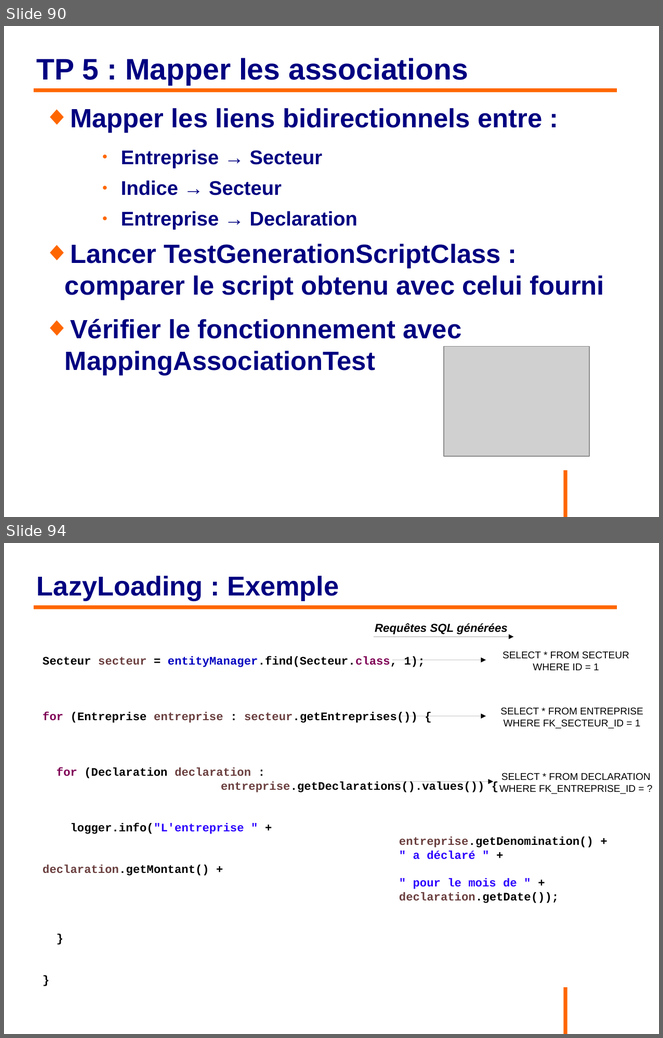
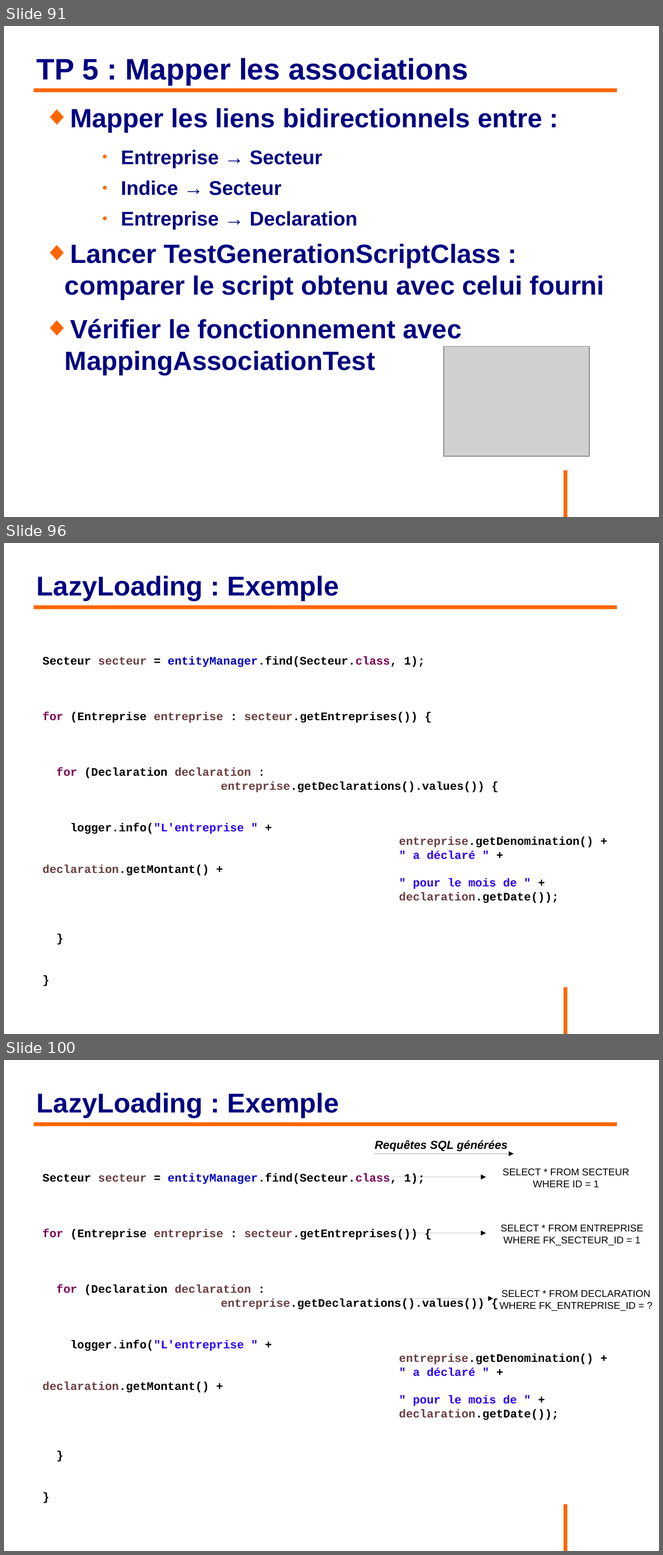
Before and after one commit to philphils/formation-hibernate-basique, a slide deck: Documentation/diapo_formation_hibernate.odp. Shown one above the other, each under a label of ours: slides 90 and 94 before the commit, slides 91, 96 and 100 after it; the slides between them are not shown. The pictures are 663x1038 and 663x1555 pixels, drawn with LibreOffice and Linux fonts; fonts in the diff are those of the drawing; grey boxes stand for pictures; background and template pictures are left out. Boxes give left, top, right and bottom in pixels: in the first picture for what was removed or moved away, otherwise in the second. Text is boxed around its words. In the diff, an @@ line names an element or a change of style, - is before the commit and + after.

```diff
--- a/Documentation/diapo_formation_hibernate.odp
+++ b/Documentation/diapo_formation_hibernate.odp
@@ slide 96 added at [4,543,659,1034], background #FFFFFF; not listed: 1 template element that a slide beside it also shows @@
@@ title added at [37,576,339,601], 33 pt, text #000080, bold @@
+LazyLoading : Exemple
@@ line added from (34, 607) to (618, 607), #FF6600 4.54 pt @@
@@ text added at [42,656,594,903], 14 pt, text #000000, bold @@
+Secteur secteur = entityManager.find(Secteur.class, 1);
+for (Entreprise entreprise : secteur.getEntreprises()) {
+for (Declaration declaration :
+entreprise.getDeclarations().values()) {
+logger.info("L'entreprise " +
+entreprise.getDenomination() +
+" a déclaré " + declaration.getMontant() +
+" pour le mois de " +
+declaration.getDate());
+}
+}
@@ what was slide 90 is now slide 91 @@
@@ what was slide 94 is now slide 100 @@
```
Also in this commit, not shown: 7 slides changed, 5 other slides added.
